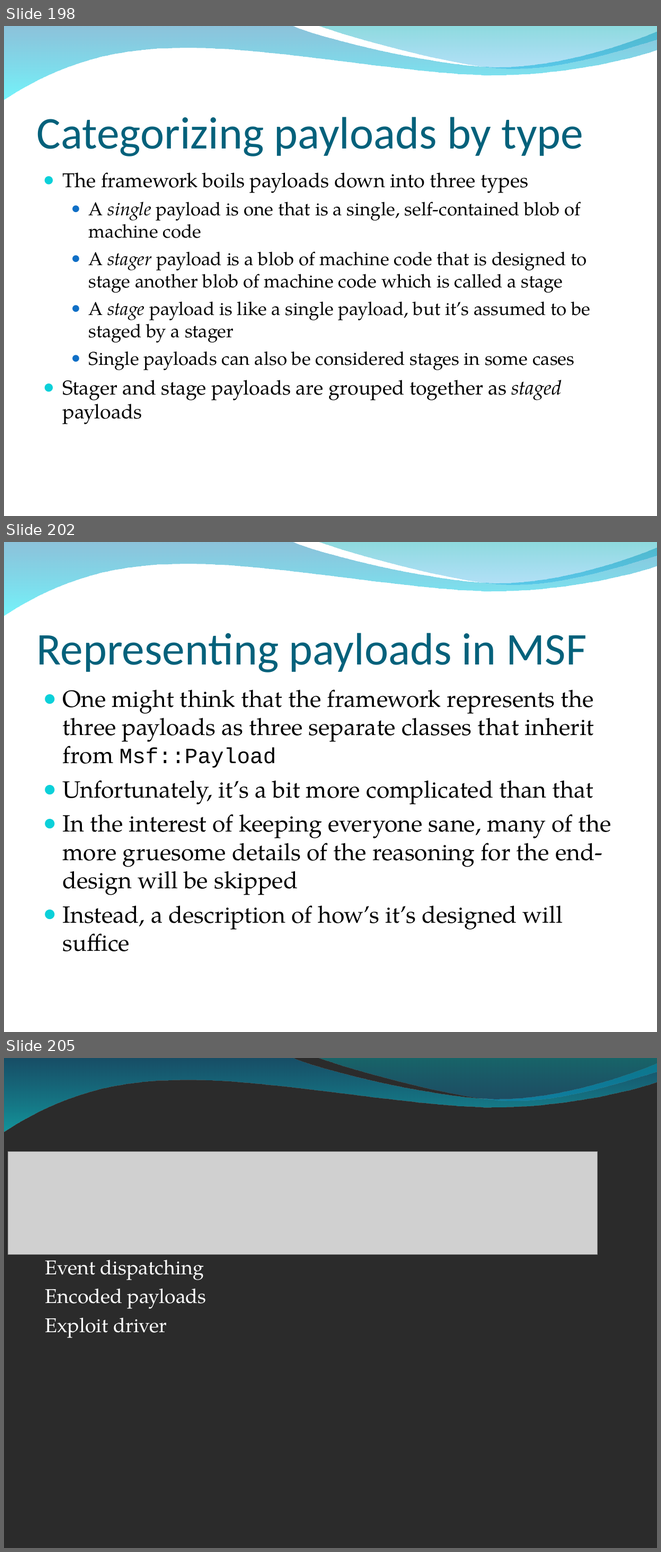
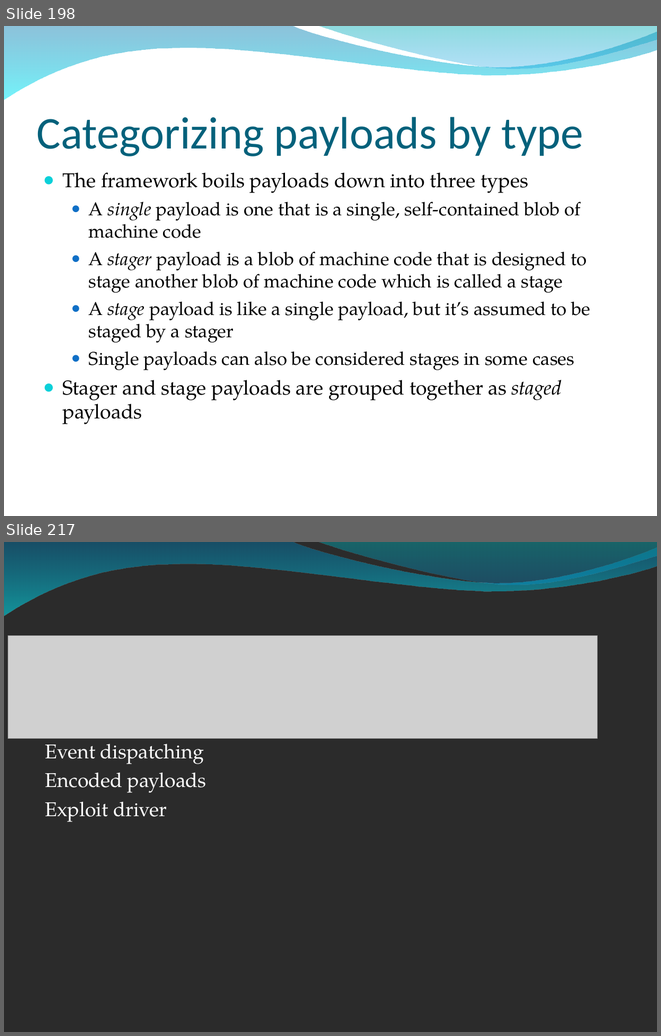
Before and after one commit to bedestall5/metasploit-framework, a slide deck: dev/materials/msf3_internals_training/slides/bh_training_deck.ppt. Shown one above the other, each under a label of ours: slides 198, 202 and 205 before the commit, slides 198 and 217 after it; the slides between them are not shown. The pictures are 661x1552 and 661x1036 pixels, drawn with LibreOffice and Linux fonts; fonts in the diff are those of the drawing; grey boxes stand for pictures; background and template pictures are left out; a plain dark background stands for a picture behind light text. Boxes give left, top, right and bottom in pixels: in the first picture for what was removed or moved away, otherwise in the second. Text is boxed around its words. In the diff, an @@ line names an element or a change of style, - is before the commit and + after.

```diff
--- a/dev/materials/msf3_internals_training/slides/bh_training_deck.ppt
+++ b/dev/materials/msf3_internals_training/slides/bh_training_deck.ppt
@@ slide 202 removed at <box>4,542,657,1032</box>, background picture (left out); not listed: 2 template elements that a slide beside it also shows @@
@@ title removed at <box>37,633,587,672</box> @@
-Representing payloads in MSF
@@ text removed at <box>62,689,611,951</box> @@
-● One might think that the framework represents the three payloads as three separate classes that inherit from Msf::Payload
-● Unfortunately, it’s a bit more complicated than that
-● In the interest of keeping everyone sane, many of the more gruesome details of the reasoning for the end-design will be skipped
-● Instead, a description of how’s it’s designed will suffice
@@ what was slide 205 is now slide 217 @@
```
Also in this commit, not shown: 6 slides changed, 22 slides added, 3 other slides removed.
